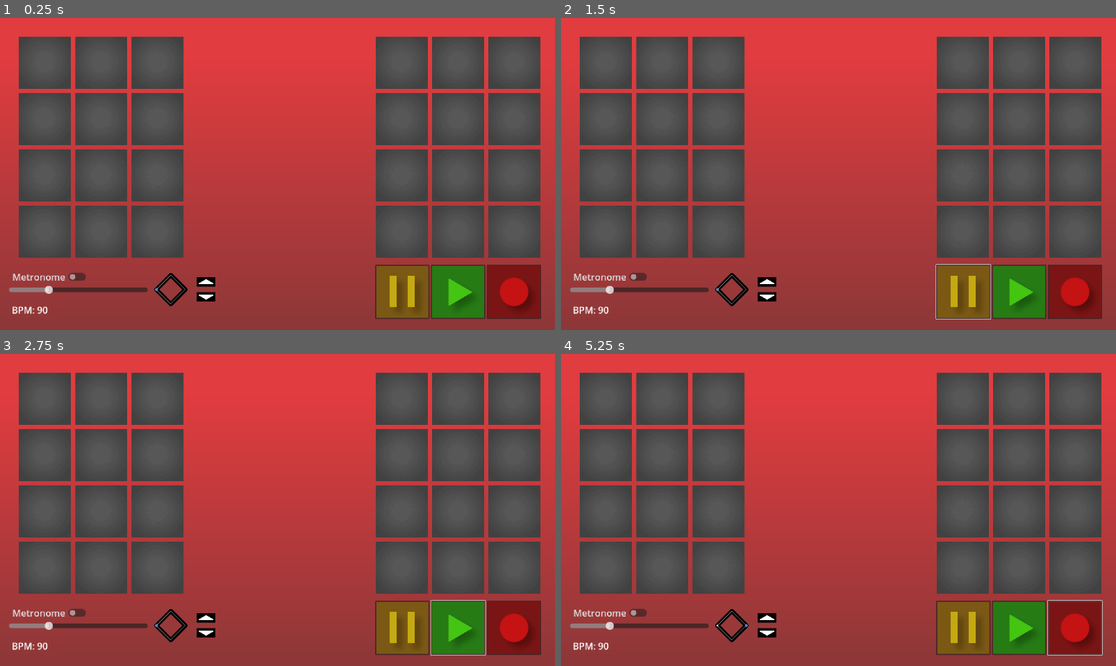
Above: before the commit, frames 1-4 (two rows, left to right).
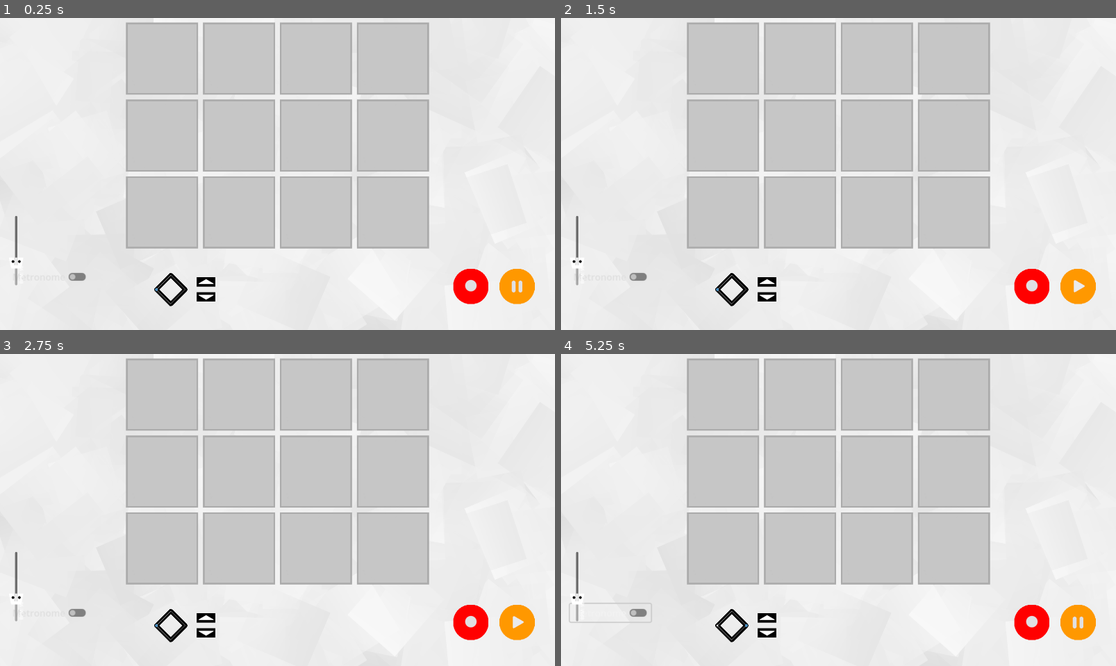
Above: after the commit, the same moments.

Repository: avery-gallant/hci-group-project
Game: Godot game, scene res://scenes/station.tscn
The game is run twice, just before and just after one commit, with the same random seed, the same clock (stepped at 60 frames per second) and the same inputs.
Inputs (mouse positions are in pixels of both pictures, inside the frame that each line leads up to):
- Up to frame 1 (0.25 s): no input
- Up to frame 2 (1.5 s): click (1077, 292) at 0.52 s; click (960, 292) at 1.27 s
- Up to frame 3 (2.75 s): click (460, 628) at 2.02 s
- Up to frame 4 (5.25 s): click (1021, 628) at 2.77 s; click "Metronome" at 3.5 s; click "Metronome" at 4.25 s; click (1077, 628) at 5.02 s

The runs differ from the first frame. In frame 1, 100% of the frame differs, in the area x 0-100%, y 0-100%; in frame 2, 100%; in frame 3, 100%; in frame 4, 100%.

Commit message:
working on ui overhaul

Diff:
--- a/Hci project/project.godot
+++ b/Hci project/project.godot
@@ -19,12 +19,9 @@
 
 window/size/viewport_width=1920
 window/size/viewport_height=1080
+window/size/mode=3
 window/size/initial_position_type=0
 
 [input_devices]
 
 pointing/emulate_touch_from_mouse=true
-
-[rendering]
-
-textures/canvas_textures/default_texture_filter=0
--- a/Hci project/scenes/grid_1.gd
+++ b/Hci project/scenes/grid_1.gd
@@ -5,9 +5,8 @@
 @export var dimensions : Vector2
 
 func _ready():
-	position.x = 1920 - 50 - dimensions.x*(buttonWidth + spacing)
-	position.y = 50
-	var pos = position
+	position.x = 420
+	position.y = 0
 	var xIndex : int = 0
 	var yIndex : int = 0
 	for button in get_children():
--- a/Hci project/scenes/metronome.tscn
+++ b/Hci project/scenes/metronome.tscn
@@ -1,8 +1,10 @@
-[gd_scene load_steps=9 format=3 uid="uid://lhgkadjaplcf"]
+[gd_scene load_steps=11 format=3 uid="uid://lhgkadjaplcf"]
 
 [ext_resource type="Script" path="res://scripts/metronome.gd" id="1_da4oh"]
+[ext_resource type="Texture2D" uid="uid://d0520se1lyl8n" path="res://texture/metronome_grabber.png" id="2_cwptv"]
 [ext_resource type="Script" path="res://scripts/h_slider.gd" id="2_iyw8x"]
 [ext_resource type="AudioStream" uid="uid://clmohirre0rv" path="res://metronomebig.wav" id="3_0gny5"]
+[ext_resource type="Texture2D" uid="uid://d0k306tgqqc1x" path="res://texture/metronome_grabber_grabbed.png" id="3_rrwut"]
 [ext_resource type="AudioStream" uid="uid://basrwdvrj1fs5" path="res://metronomesmall.wav" id="4_vbxja"]
 [ext_resource type="Texture2D" uid="uid://wg3fovjjbr4k" path="res://texture/upPlaceholder.png" id="5_vtqou"]
 [ext_resource type="Texture2D" uid="uid://cc80be2hjo4kr" path="res://texture/upInvPlaceholder.png" id="6_hp25g"]
@@ -23,7 +25,9 @@
 offset_top = 60.0
 offset_right = 240.0
 offset_bottom = 76.0
-scale = Vector2(2, 2)
+rotation = -1.5708
+theme_override_icons/grabber = ExtResource("2_cwptv")
+theme_override_icons/grabber_highlight = ExtResource("3_rrwut")
 min_value = 10.0
 max_value = 300.0
 value = 90.0
--- /dev/null
+++ b/Hci project/scenes/playback_buttons.gd
@@ -0,0 +1,13 @@
+extends Node2D
+
+func _ready():
+	$PlayButton.visible = false
+
+func _on_pause_button_released() -> void:
+	$PauseButton.visible = false
+	$PlayButton.visible = true
+
+
+func _on_play_button_released() -> void:
+	$PlayButton.visible = false
+	$PauseButton.visible = true
--- a/Hci project/scenes/sound_loader.tscn
+++ b/Hci project/scenes/sound_loader.tscn
@@ -1,6 +1,8 @@
-[gd_scene load_steps=3 format=3 uid="uid://0200lxkam878"]
+[gd_scene load_steps=4 format=3 uid="uid://0200lxkam878"]
 
 [ext_resource type="Script" path="res://scripts/sound_loader.gd" id="1_lbqme"]
+
+[sub_resource type="Theme" id="Theme_gmbwy"]
 
 [sub_resource type="CircleShape2D" id="CircleShape2D_nx7w1"]
 
@@ -17,6 +19,7 @@
 offset_right = 40.0
 offset_bottom = 23.0
 pivot_offset = Vector2(20, 11.5)
+theme = SubResource("Theme_gmbwy")
 text = "(0, 0)"
 horizontal_alignment = 1
 vertical_alignment = 1
--- a/Hci project/scenes/soundbutton.tscn
+++ b/Hci project/scenes/soundbutton.tscn
@@ -1,36 +1,26 @@
 [gd_scene load_steps=5 format=3 uid="uid://bkqm36ehhqyxk"]
 
-[ext_resource type="Texture2D" uid="uid://ufpyrsd51ibc" path="res://texture/button.jpg" id="1_a55gj"]
+[ext_resource type="Texture2D" uid="uid://b6sqifukpoait" path="res://texture/button.png" id="1_776vd"]
 [ext_resource type="Script" path="res://scripts/TouchScreenButton.gd" id="1_ofvg8"]
-[ext_resource type="Texture2D" uid="uid://def1fhisuegrr" path="res://texture/button_pressed.jpg" id="2_5panj"]
+[ext_resource type="Texture2D" uid="uid://t1r8r8hlpam6" path="res://texture/button_pressed.png" id="2_5wegh"]
 [ext_resource type="PackedScene" uid="uid://0200lxkam878" path="res://scenes/sound_loader.tscn" id="4_6au7k"]
 
 [node name="SoundButton" type="TouchScreenButton"]
-texture_normal = ExtResource("1_a55gj")
-texture_pressed = ExtResource("2_5panj")
+texture_normal = ExtResource("1_776vd")
+texture_pressed = ExtResource("2_5wegh")
 script = ExtResource("1_ofvg8")
 
 [node name="Timer" type="Timer" parent="."]
+wait_time = 0.5
 one_shot = true
 
-[node name="FileDialog" type="FileDialog" parent="."]
-title = "Open a File"
-initial_position = 2
-size = Vector2i(1159, 907)
-visible = true
-theme_override_colors/folder_icon_color = Color(0.479316, 0.225173, 0.760494, 1)
-ok_button_text = "Open"
-file_mode = 0
-root_subfolder = "souds"
-filters = PackedStringArray("*.wav")
-
 [node name="soundLoader" parent="." instance=ExtResource("4_6au7k")]
-position = Vector2(90, 90)
-ringRadius = 180.0
+position = Vector2(125, 125)
+ringRadius = 300.0
+buttonRadius = 61
 spacing = 6.0
 
 [connection signal="pressed" from="." to="." method="_on_pressed"]
 [connection signal="released" from="." to="." method="_on_released"]
 [connection signal="timeout" from="Timer" to="." method="_on_timer_timeout"]
-[connection signal="file_selected" from="FileDialog" to="." method="_on_file_dialog_file_selected"]
 [connection signal="loadSound" from="soundLoader" to="." method="_on_sound_loader_load_sound"]
--- a/Hci project/scenes/station.tscn
+++ b/Hci project/scenes/station.tscn
@@ -1,14 +1,17 @@
-[gd_scene load_steps=10 format=3 uid="uid://4sdb1k7368h3"]
+[gd_scene load_steps=13 format=3 uid="uid://4sdb1k7368h3"]
 
 [ext_resource type="Texture2D" uid="uid://c3pochkd1tv15" path="res://texture/background.png" id="1_ya6gq"]
 [ext_resource type="Script" path="res://scenes/grid_1.gd" id="2_hsirv"]
 [ext_resource type="PackedScene" uid="uid://bkqm36ehhqyxk" path="res://scenes/soundbutton.tscn" id="2_y2sr4"]
-[ext_resource type="Script" path="res://scenes/grid_2.gd" id="4_6etgw"]
 [ext_resource type="PackedScene" uid="uid://lhgkadjaplcf" path="res://scenes/metronome.tscn" id="5_8ahy3"]
 [ext_resource type="Texture2D" uid="uid://ddyup8d3jy758" path="res://texture/Screenshot 2024-11-02 173809.png" id="5_kq2bn"]
-[ext_resource type="Texture2D" uid="uid://cdgcppj157fxi" path="res://texture/recorodbutton.png" id="7_kwopj"]
+[ext_resource type="Texture2D" uid="uid://bivcy723jpnkv" path="res://texture/recordbutton.png" id="6_6g5qj"]
+[ext_resource type="Script" path="res://scenes/playback_buttons.gd" id="6_wah7c"]
 [ext_resource type="Texture2D" uid="uid://bei7c0xt3niuq" path="res://texture/pausebutton.png" id="8_i3kg2"]
+[ext_resource type="Texture2D" uid="uid://cr50lxems8j5g" path="res://texture/playbutton_pressed.png" id="8_t44x8"]
 [ext_resource type="Texture2D" uid="uid://bm6a48uv0r3tc" path="res://texture/playbutton.png" id="9_gleya"]
+[ext_resource type="Texture2D" uid="uid://cbgypx10k5bgh" path="res://texture/recordbutton_pressed.png" id="9_l8jh6"]
+[ext_resource type="Texture2D" uid="uid://c1xyobhmibo5w" path="res://texture/pausebutton_pressed.png" id="12_fkxsy"]
 
 [node name="Station" type="Node2D"]
 
@@ -21,9 +24,9 @@
 
 [node name="grid1" type="Node2D" parent="soundButtons"]
 script = ExtResource("2_hsirv")
-spacing = 15.0
-buttonWidth = 180.0
-dimensions = Vector2(3, 4)
+spacing = 16.0
+buttonWidth = 250.0
+dimensions = Vector2(4, 3)
 
 [node name="SoundButton" parent="soundButtons/grid1" instance=ExtResource("2_y2sr4")]
 z_index = 1
@@ -61,48 +64,6 @@
 [node name="SoundButton12" parent="soundButtons/grid1" instance=ExtResource("2_y2sr4")]
 z_index = 1
 
-[node name="grid2" type="Node2D" parent="soundButtons"]
-script = ExtResource("4_6etgw")
-spacing = 15.0
-buttonWidth = 180.0
-dimensions = Vector2(3, 4)
-
-[node name="SoundButton" parent="soundButtons/grid2" instance=ExtResource("2_y2sr4")]
-z_index = 1
-
-[node name="SoundButton2" parent="soundButtons/grid2" instance=ExtResource("2_y2sr4")]
-z_index = 1
-
-[node name="SoundButton3" parent="soundButtons/grid2" instance=ExtResource("2_y2sr4")]
-z_index = 1
-
-[node name="SoundButton4" parent="soundButtons/grid2" instance=ExtResource("2_y2sr4")]
-z_index = 1
-
-[node name="SoundButton5" parent="soundButtons/grid2" instance=ExtResource("2_y2sr4")]
-z_index = 1
-
-[node name="SoundButton6" parent="soundButtons/grid2" instance=ExtResource("2_y2sr4")]
-z_index = 1
-
-[node name="SoundButton7" parent="soundButtons/grid2" instance=ExtResource("2_y2sr4")]
-z_index = 1
-
-[node name="SoundButton8" parent="soundButtons/grid2" instance=ExtResource("2_y2sr4")]
-z_index = 1
-
-[node name="SoundButton9" parent="soundButtons/grid2" instance=ExtResource("2_y2sr4")]
-z_index = 1
-
-[node name="SoundButton10" parent="soundButtons/grid2" instance=ExtResource("2_y2sr4")]
-z_index = 1
-
-[node name="SoundButton11" parent="soundButtons/grid2" instance=ExtResource("2_y2sr4")]
-z_index = 1
-
-[node name="SoundButton12" parent="soundButtons/grid2" instance=ExtResource("2_y2sr4")]
-z_index = 1
-
 [node name="sounbank" type="Button" parent="."]
 visible = false
 z_index = 1
@@ -119,23 +80,24 @@
 shapeOffsetY = 75
 shapeScale = 50
 
-[node name="RecordButton" type="Button" parent="."]
-offset_left = 1684.0
-offset_top = 854.0
-offset_right = 1872.0
-offset_bottom = 1042.0
-icon = ExtResource("7_kwopj")
+[node name="playbackButtons" type="Node2D" parent="."]
+position = Vector2(1484, 868)
+script = ExtResource("6_wah7c")
 
-[node name="PlayButton" type="Button" parent="."]
-offset_left = 1491.0
-offset_top = 854.0
-offset_right = 1679.0
-offset_bottom = 1042.0
-icon = ExtResource("8_i3kg2")
+[node name="PlayButton" type="TouchScreenButton" parent="playbackButtons"]
+position = Vector2(244, 0)
+texture_normal = ExtResource("9_gleya")
+texture_pressed = ExtResource("8_t44x8")
 
-[node name="PauseButton" type="Button" parent="."]
-offset_left = 1298.0
-offset_top = 854.0
-offset_right = 1486.0
-offset_bottom = 1042.0
-icon = ExtResource("9_gleya")
+[node name="RecordButton" type="TouchScreenButton" parent="playbackButtons"]
+position = Vector2(84, 0)
+texture_normal = ExtResource("6_6g5qj")
+texture_pressed = ExtResource("9_l8jh6")
+
+[node name="PauseButton" type="TouchScreenButton" parent="playbackButtons"]
+position = Vector2(244, 0)
+texture_normal = ExtResource("8_i3kg2")
+texture_pressed = ExtResource("12_fkxsy")
+
+[connection signal="released" from="playbackButtons/PlayButton" to="playbackButtons" method="_on_play_button_released"]
+[connection signal="released" from="playbackButtons/PauseButton" to="playbackButtons" method="_on_pause_button_released"]
--- a/Hci project/scripts/TouchScreenButton.gd
+++ b/Hci project/scripts/TouchScreenButton.gd
@@ -1,14 +1,13 @@
 extends TouchScreenButton
 var music
 var audio_loader
-@onready var fd_get = $FileDialog
 
 
 var c = Image.load_from_file("res://texture/button_pressed_empty.png");
 var d = Image.load_from_file("res://texture/button_empty.png");
 
-var a = Image.load_from_file("res://texture/button.jpg");
-var b = Image.load_from_file("res://texture/button_pressed.jpg");
+var a = Image.load_from_file("res://texture/button.png");
+var b = Image.load_from_file("res://texture/button_pressed.png");
 var full_depressed = ImageTexture.create_from_image(a);
 var full_pressed = ImageTexture.create_from_image(b);
 
@@ -20,7 +19,6 @@
 	#print(empty_depressed)
 	texture_normal = empty_depressed
 	texture_pressed = empty_pressed
-	fd_get.visible=false
 	music = AudioStreamPlayer.new()
 	audio_loader = AudioLoader.new()
 	add_child(music)
@@ -42,14 +40,6 @@
 	$soundLoader.visible=true
 	visible=true
 
-func _on_file_dialog_file_selected(path):
-	fd_get.visible=false
-	music.set_stream(audio_loader.loadfile(path))
-	music.volume_db = 1
-	music.pitch_scale = 1
-	texture_normal = full_depressed
-	texture_pressed = full_pressed
-
 func _on_sound_loader_load_sound(file) -> void:
 	music.set_stream(audio_loader.loadfile(file))
 	music.volume_db = 1
--- a/Hci project/scripts/sound_loader.gd
+++ b/Hci project/scripts/sound_loader.gd
@@ -4,7 +4,7 @@
 @export var path : String
 
 @export var ringRadius : float
-var buttonRadius : float
+@export var buttonRadius : int
 @export var maxRow : int
 @export var spacing : float
 
@@ -19,7 +19,7 @@
 signal loadSound
 
 func _ready():
-	$bigButton/CollisionShape2D.shape.radius = 3*ringRadius
+	$bigButton/CollisionShape2D.shape.radius = 2.5*ringRadius
 	visible = false
 	scanFile()
 	placeButtons()
@@ -27,6 +27,8 @@
 	music = AudioStreamPlayer.new()
 	add_child(music)
 	audioLoader = AudioLoader.new()
+
+	$Label.set("theme_override_colors/font_color", Color(0, 0, 0, 1))
 
 func scanFile():
 	dir = DirAccess.open(path)
@@ -44,10 +46,19 @@
 		var text = Label.new()
 		text.name = "text"
 		text.text = button.name
+
+		text.add_theme_color_override("font_outline_color", Color(0, 0, 0, 1))
+		text.add_theme_constant_override("outline_size", 3)
+		text.set("z_index", 1)
 		button.add_child(text)
 
 		button.mouse_entered.connect(onEntered.bind(button.name))
 		button.mouse_exited.connect(onReleased.bind(button.name))
+
+		var texture = load("res://texture/soundloader_button.png");
+		var sprite = Sprite2D.new()
+		sprite.texture = texture
+		button.add_child(sprite)
 
 		$buttons.add_child(button)
 
@@ -57,7 +68,6 @@
 
 func placeButtons():
 	numButtons = $buttons.get_child_count()
-	buttonRadius = ringRadius/(4) - spacing
 	var theta = PI/min(numButtons+1, maxRow+1)
 	var i = 0
 	while(theta < PI):
Binary file changed: Hci project/texture/background.png
Binary file removed: Hci project/texture/badass_grimreaper_by_bassemobil_d8ls0yb-fullview.jpg
Binary file removed: Hci project/texture/button.jpg
Binary file added: Hci project/texture/button.png
Not shown, changed: Hci project/texture/button.png.import
Binary file changed: Hci project/texture/button_empty.png
Binary file removed: Hci project/texture/button_pressed.jpg
Binary file added: Hci project/texture/button_pressed.png
Not shown, added: Hci project/texture/button_pressed.png.import
Binary file changed: Hci project/texture/button_pressed_empty.png
Binary file removed: Hci project/texture/circle.png
Binary file added: Hci project/texture/metronome_grabber.png
(and 17 more such lines)
